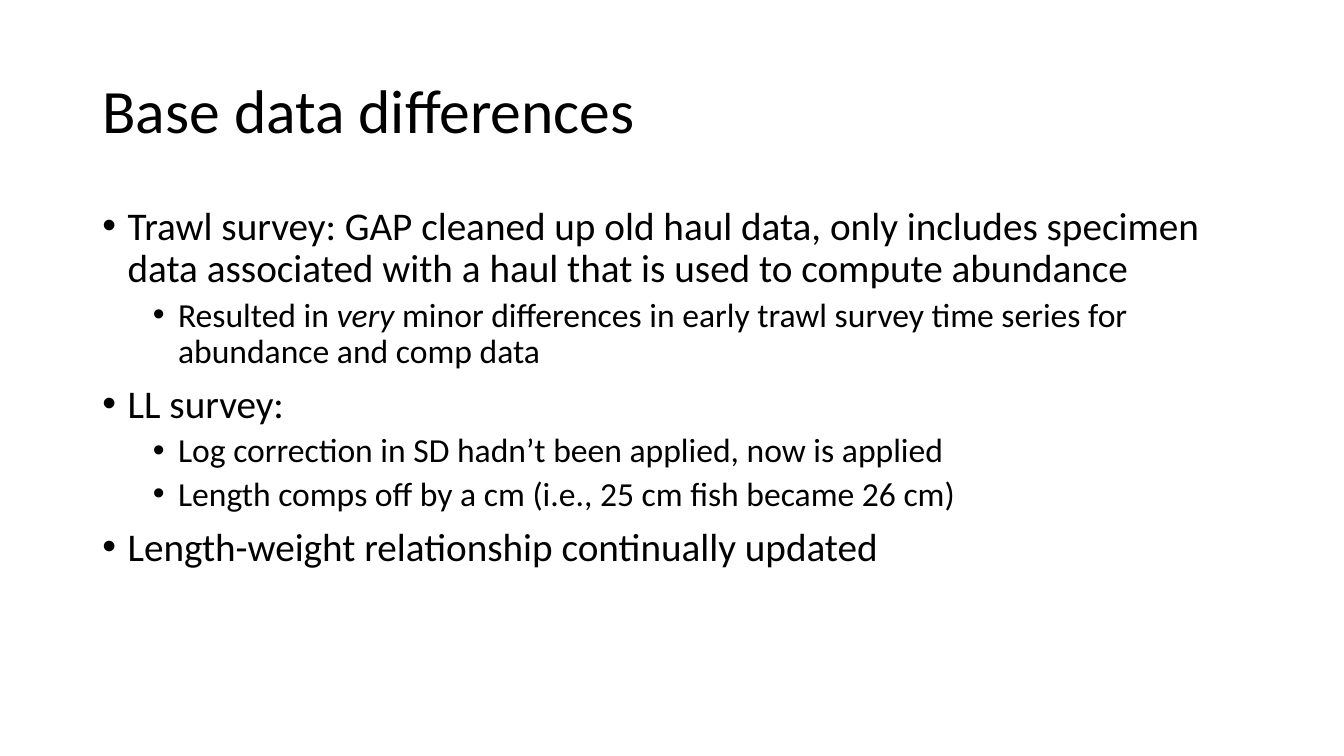
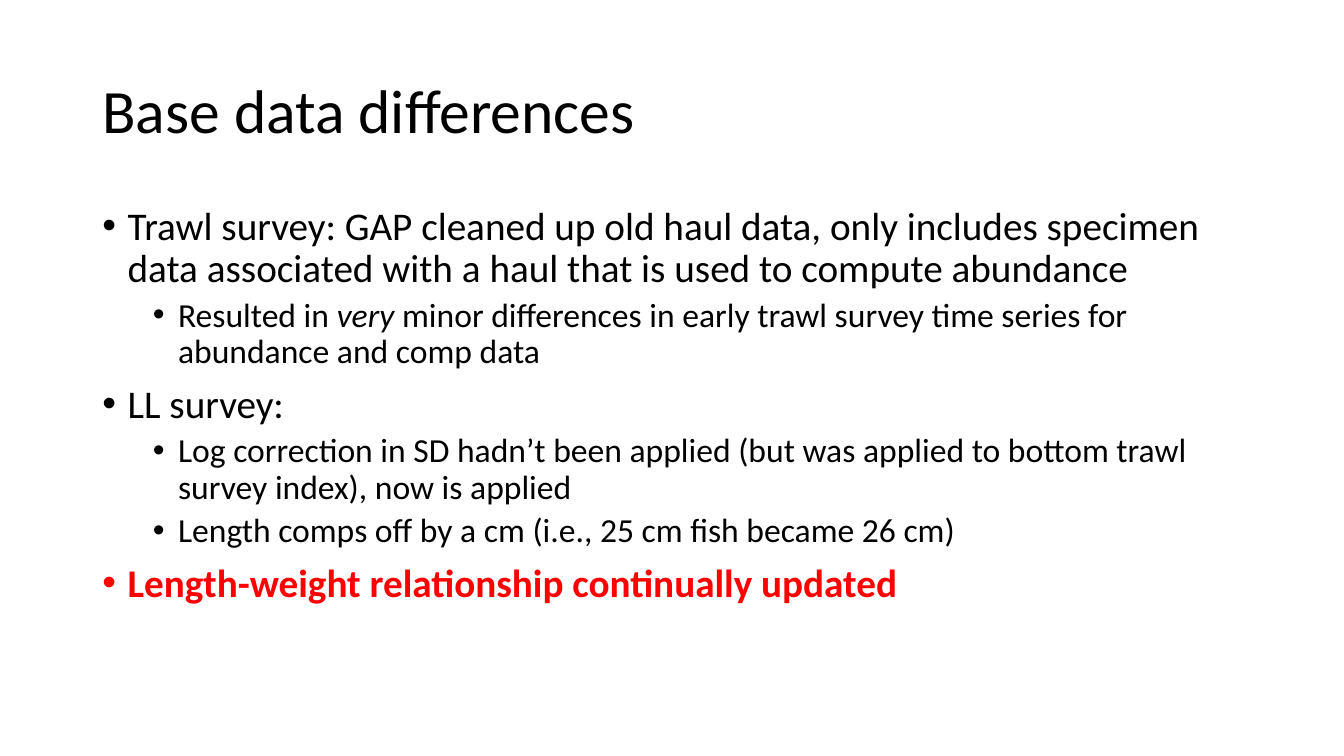
Before and after one commit to pete-hulson/goa_pcod, a slide deck: slide 1 of 2024/presentation/sept_pt/sept_pt_notes.pptx. Drawn at 1344x756 pixels with LibreOffice and Linux fonts; fonts in the diff are those of the drawing. Boxes give left, top, right and bottom in pixels: in the first picture for what was removed or moved away, otherwise in the second. Text is boxed around its words. In the diff, an @@ line names an element or a change of style, - is before the commit and + after.

```diff
--- a/2024/presentation/sept_pt/sept_pt_notes.pptx
+++ b/2024/presentation/sept_pt/sept_pt_notes.pptx
@@ text at [178,437,1186,505]: text changed @@
-  • Log correction in SD hadn’t been applied, now is applied
+  • Log correction in SD hadn’t been applied (but was applied to bottom trawl survey index), now is applied
@@ text at [128,569,897,604]: text colour #000000 to #FF0000, bold on in "Length-weight relationship continually updated" @@
```
Also in this commit, not shown: 3 other slides changed, 6 slides added, 8 other files.
